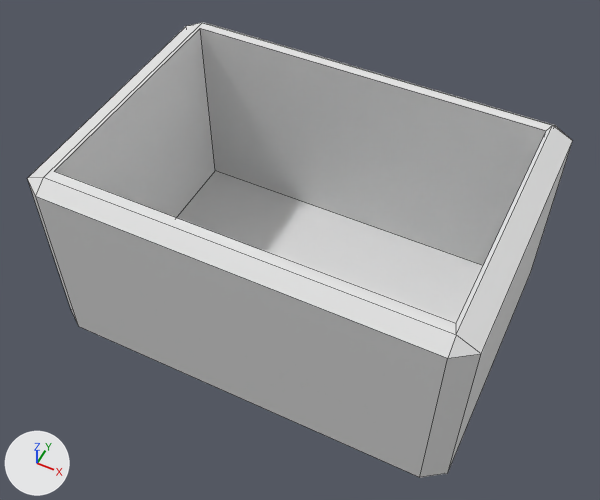
The Blender file Shipping Boxes.blend, before and after one commit.
Camera for both pictures: a 50 mm lens placed at (100.0, -206.0, 244.0), pointed at (1.0, -6.0, -5.0). Arrows for +X, +Y and +Z are at lower left; the lights stay in place. The picture after the commit comes second. Mesh edges are drawn as thin lines.

The scene before the commit, as lines of its bpy script (objects in view):
```python
me_cube_001 = bpy.data.meshes.new('Cube.001')
me_cube_001.from_pydata(...)  # 24 vertices, 26 faces; spans x -1.0..1.0, y -1.0..1.0, z -1.0..1.0
ob_cube_001 = bpy.data.objects.new('Cube.001', me_cube_001)
ob_cube_001.location = (0.0, 0.0, 0.0)
ob_cube_001.scale = (85.0, 60.0, 42.5)
_m = ob_cube_001.modifiers.new('Boolean', 'BOOLEAN')
_m.object = ob_cube
```
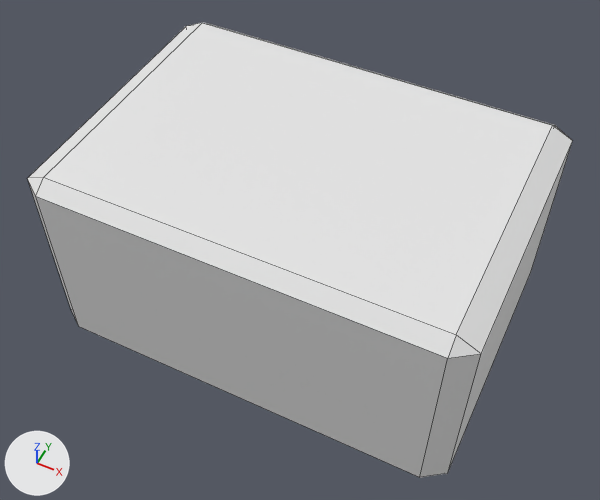
Changed parts and their boxes [x1, y1, x2, y2] in the pictures (600 x 500 px):
'Cube.001', modifiers changed
    both: [27, 23, 572, 477]

Edits to the bpy script that builds the scene:
```text
Change ob_cube_001:
    remove _m = ob_cube_001.modifiers.new('Boolean', 'BOOLEAN')
    remove _m.object = ob_cube
```
